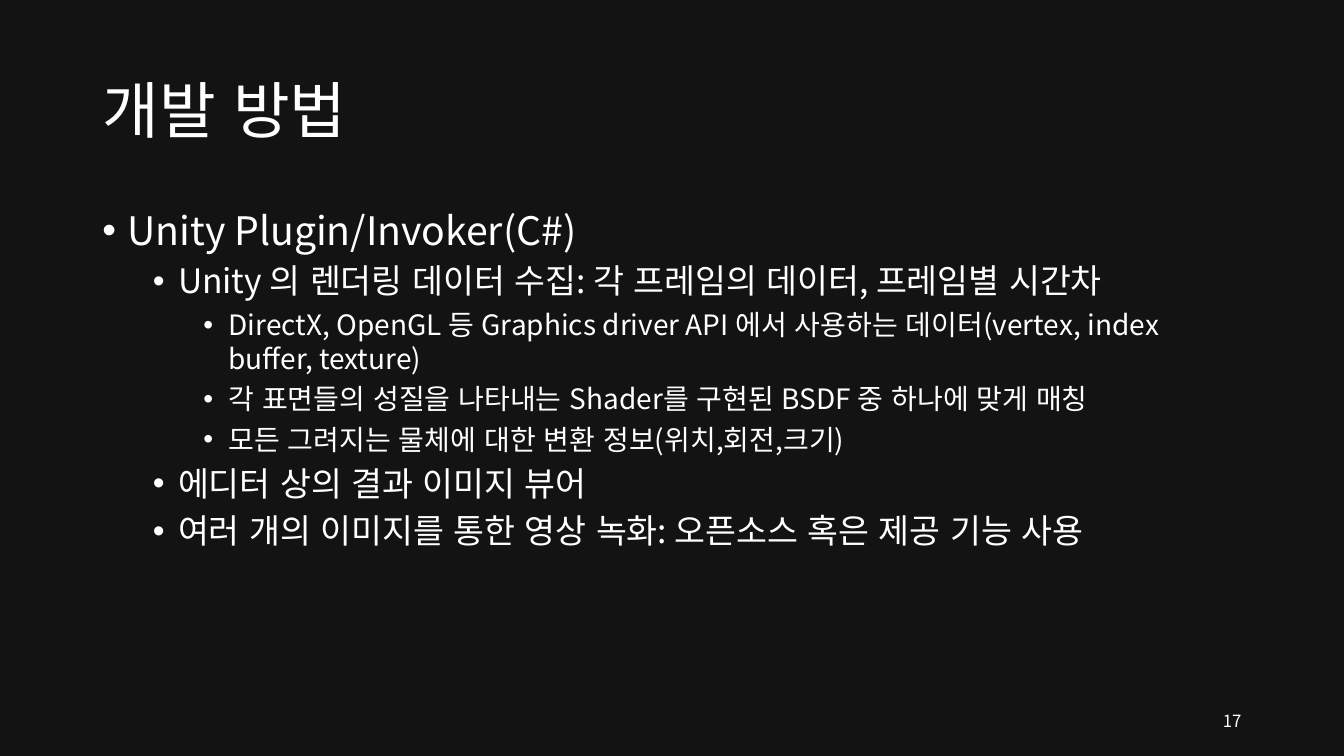
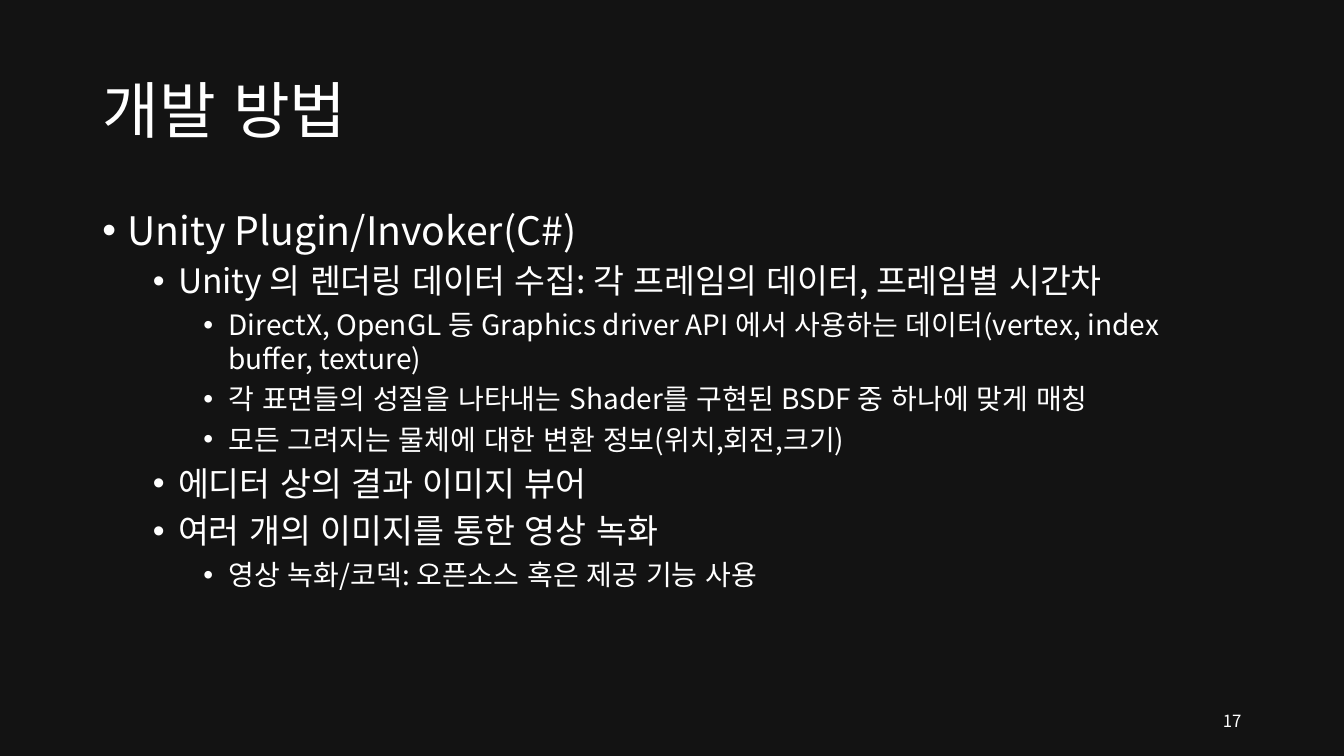
Before and after one commit to SEETHELGIHT/CapstonePlanning, a slide deck: slide 17 of doc/GPU-Accelerated_Ray_Tracing.pptx. Drawn at 1344x756 pixels with LibreOffice and Linux fonts; fonts in the diff are those of the drawing. Boxes give left, top, right and bottom in pixels: in the first picture for what was removed or moved away, otherwise in the second. Text is boxed around its words. In the diff, an @@ line names an element or a change of style, - is before the commit and + after.

```diff
--- a/doc/GPU-Accelerated_Ray_Tracing.pptx
+++ b/doc/GPU-Accelerated_Ray_Tracing.pptx
@@ text at [178, 515, 758, 590]: text changed; size 24 to 20 pt @@
-  • 여러 개의 이미지를 통한 영상 녹화: 오픈소스 혹은 제공 기능 사용
+  • 여러 개의 이미지를 통한 영상 녹화
+    • 영상 녹화/코덱: 오픈소스 혹은 제공 기능 사용
```
Also in this commit, not shown: 8 other slides changed.
